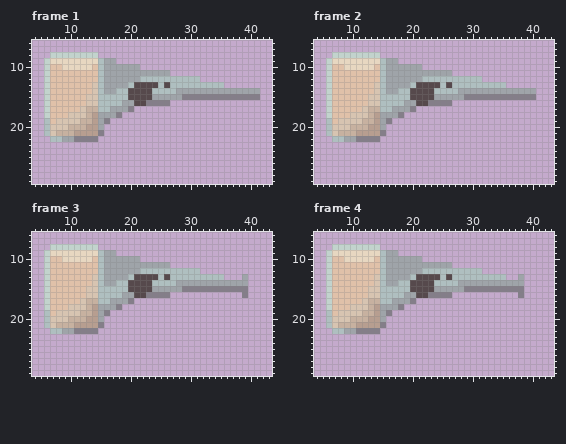
File history of a pixel-art file, AsepriteFiles/Drafts/Player/Weapons/Animated/pesticideSprinkler.ase. Above: the version before the commit.
45x30 pixels, 30 frames. Shown: frame 1: x 4..43, y 6..29; frame 2: x 4..43, y 6..29; frame 3: x 4..43, y 6..29; frame 4: x 4..43, y 6..29. The commit also changed other frames, which this record leaves out.
After:
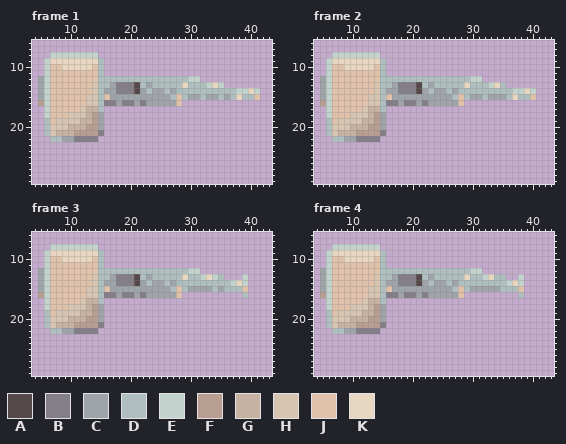
Palette (. is transparent): A #56494c  B #847e89  C #9fa4a9  D #afbfc0  E #c2d3cd  F #b79e90  G #c7b1a0  H #d7c4b1  J #e0c1a9  K #e7d7c1
Log entry: The flamethrower is ready for the game. I also updated to pesticide sprinkler so that it doesn't look ugly anymore.
Difference:
layer "PIVOT" now hidden
Changed rows in their new state; - is an unchanged pixel.
Frame 1:
first column x 5:
 9 -----------..------------------------
10 -----------......--------------------
11 -----------...........---------------
12 C----------DDDDDD--------EE----------
13 C----------D-BBB-DCD-D--K---EKE------
14 C------------BBB-CDCC-CDDDDDDDDDDEEKE
15 C----------JCCCCCCC---DJDCCDCCDCDKDDJ
16 F----------BBCBBCBCCCCCJ-------------
17 -----------.....---------------------
18 -----------...-----------------------
19 -----------.-------------------------
Frame 2:
first column x 5:
 9 -----------..-----------------------
10 -----------......-------------------
11 -----------...........--------------
12 C----------DDDDDD--------EE---------
13 C----------D-BBB-DCD-D--K---EK------
14 C------------BBB-CDCC-CDDDDDDDDDEEKE
15 C----------JCCCCCCC---DJDCCDCCCDKDDJ
16 F----------BBCBBCBCCCCCJ------------
17 -----------.....--------------------
18 -----------...----------------------
19 -----------.------------------------
Frame 3:
first column x 5:
 9 -----------..----------------------
10 -----------......------------------
11 -----------...........-------------
12 C----------DDDDDD--------EE--------
13 C----------D-BBB-DCD-D--K--EKE----E
14 C------------BBB-CDCC-CDDDDDDDDDEKE
15 C----------JCCCCCCC---DJDCCCCDCDDDJ
16 F----------BBCBBCBCCCCCJ----------D
17 -----------.....-------------------
18 -----------...---------------------
19 -----------.-----------------------
Frame 4:
first column x 5:
 9 -----------..---------------------
10 -----------......-----------------
11 -----------...........------------
12 C----------DDDDDD--------EE-------
13 C----------D-BBB-DCD-D--K--EK----E
14 C------------BBB-CDCC-CDDDDDDDDEKE
15 C----------JCCCCCCC---DJDCCCCCDDDJ
16 F----------BBCBBCBCCCCCJ---------D
17 -----------.....------------------
18 -----------...--------------------
19 -----------.----------------------
